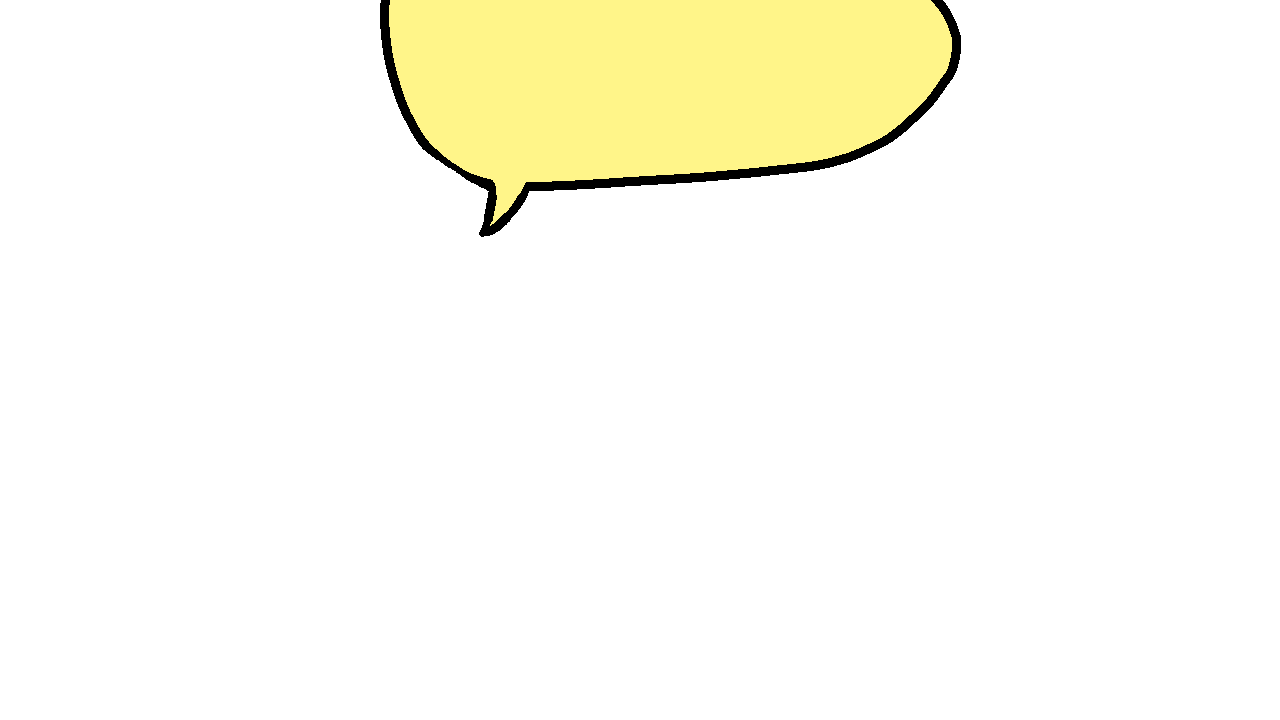
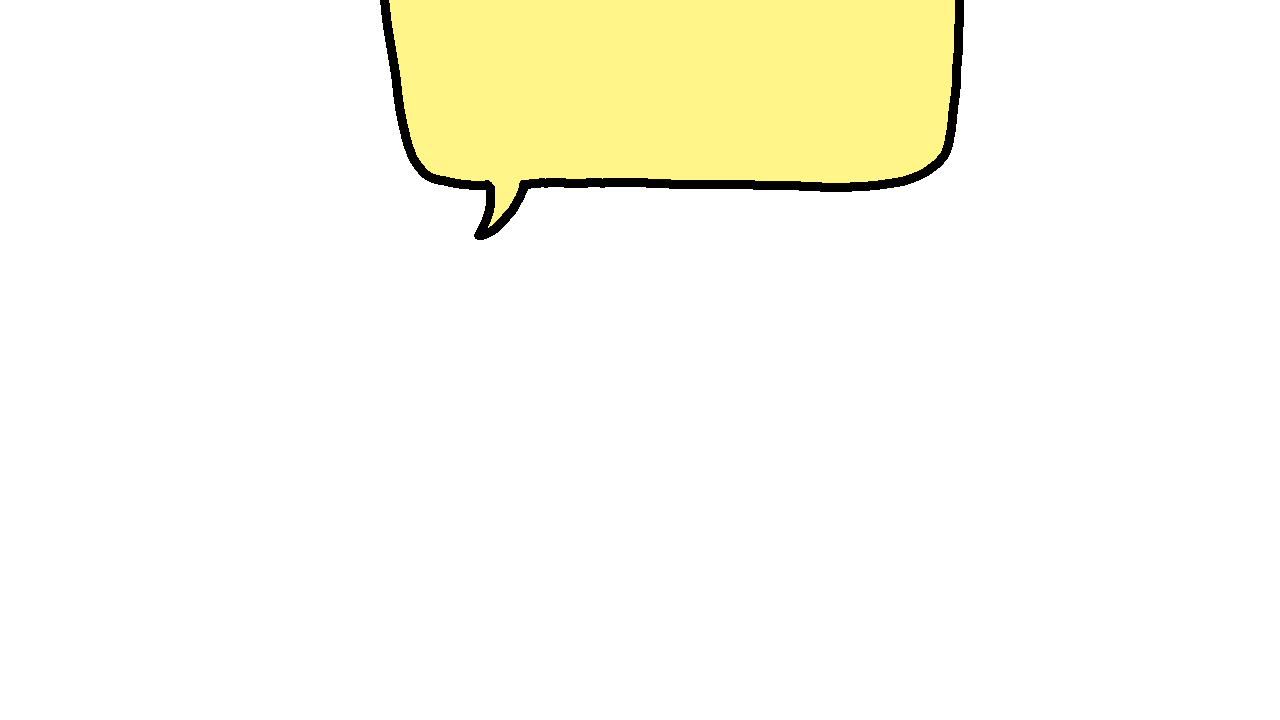
Two versions of the same layered image (1280×720). Layer-by-layer changes:
added layer "Layer #1" above "Layer" over box(380, 0, 964, 240)
hid "Layer" over box(380, 0, 961, 237)
